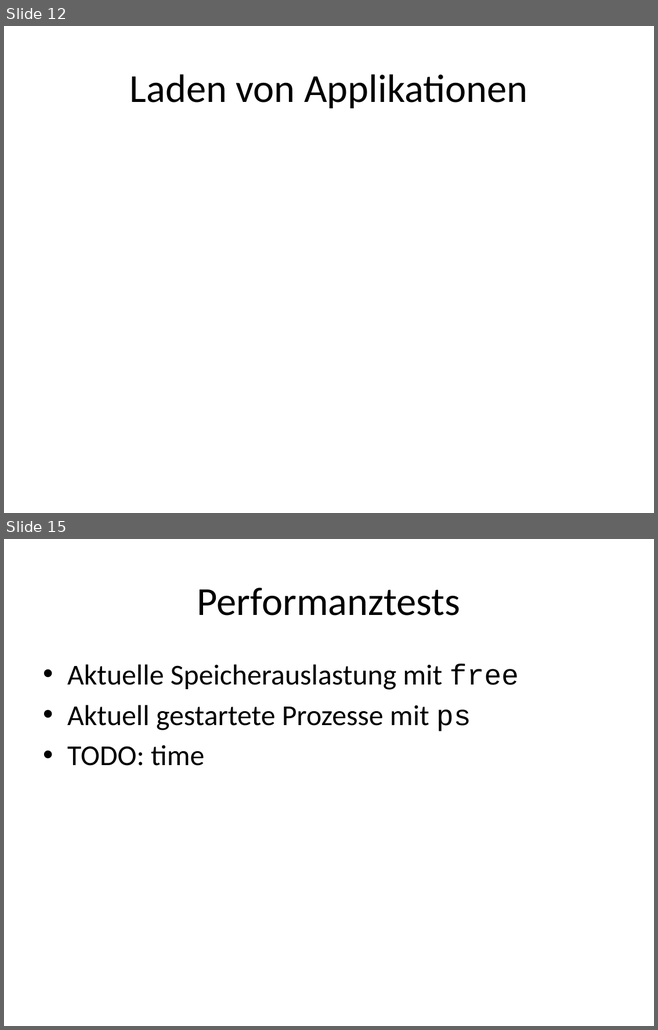
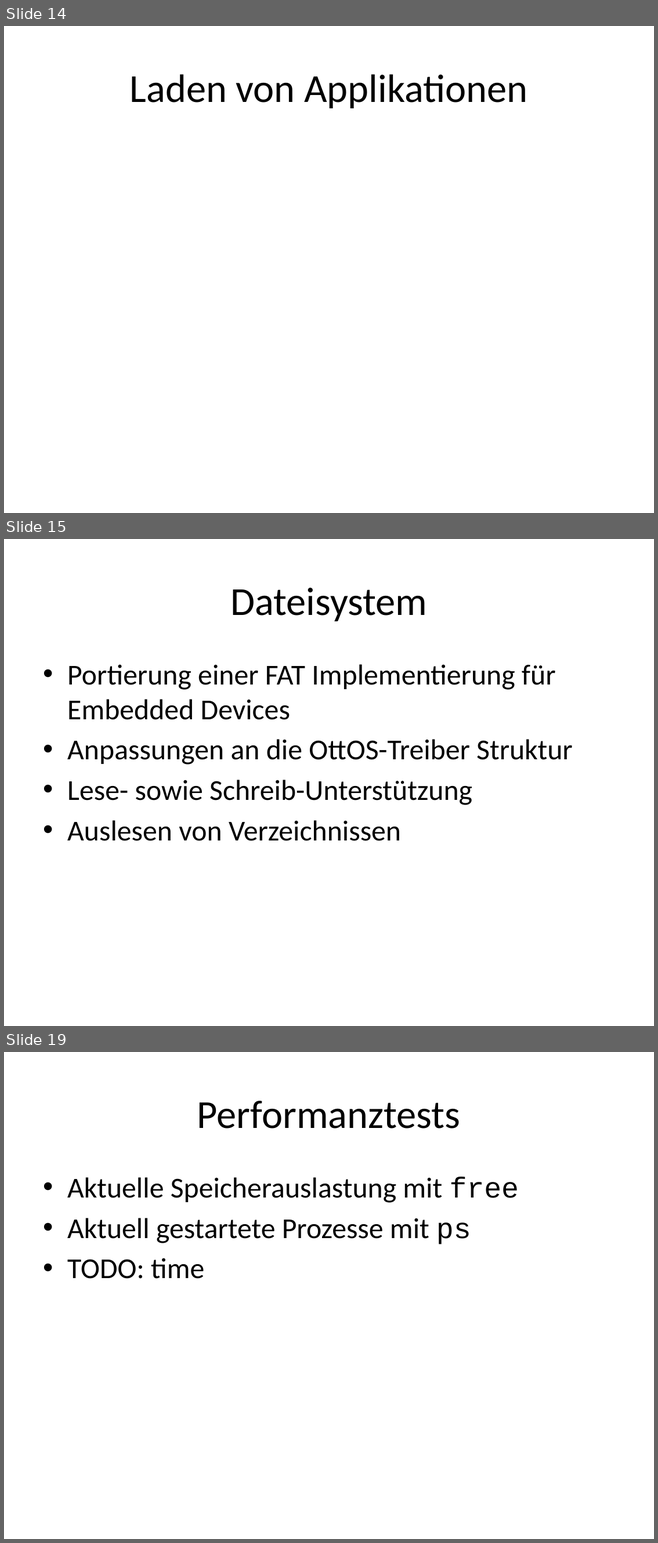
Before and after one commit to ramsondon/ottos, a slide deck: presentation/presentation.pptx. Shown one above the other, each under a label of ours: slides 12 and 15 before the commit, slides 14, 15 and 19 after it; the slides between them are not shown. The pictures are 658x1030 and 658x1543 pixels, drawn with LibreOffice and Linux fonts; fonts in the diff are those of the drawing. Boxes give left, top, right and bottom in pixels: in the first picture for what was removed or moved away, otherwise in the second. Text is boxed around its words. In the diff, an @@ line names an element or a change of style, - is before the commit and + after.

```diff
--- a/presentation/presentation.pptx
+++ b/presentation/presentation.pptx
@@ slide 15 added at [4,539,654,1026], background #FFFFFF @@
@@ title added at [230,588,427,621], 44 pt, text #000000 @@
+Dateisystem
@@ text added at [67,664,572,841], 32 pt, text #000000 @@
+• Portierung einer FAT Implementierung für Embedded Devices
+• Anpassungen an die OttOS-Treiber Struktur
+• Lese- sowie Schreib-Unterstützung
+• Auslesen von Verzeichnissen
@@ what was slide 12 is now slide 14 @@
@@ what was slide 15 is now slide 19 @@
```
Also in this commit, not shown: 4 slides changed, 5 other slides added, 1 slide removed.
